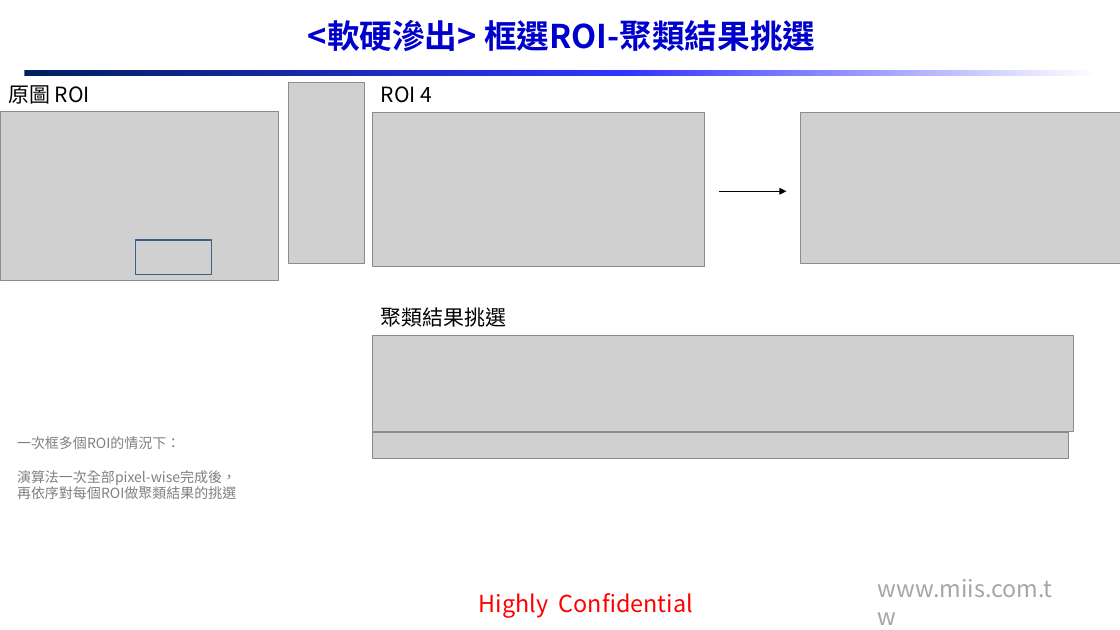
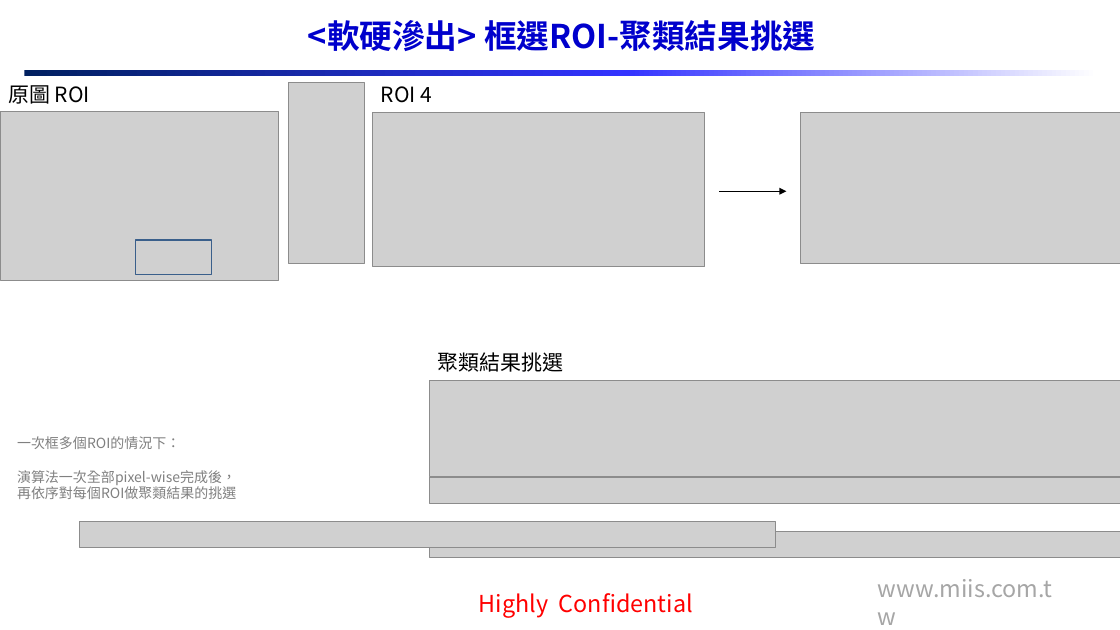
Before and after one commit to Yu-Chian-Lin/tx2-, a slide deck: slide 12 of 框病徵界面流程規劃.pptx. Drawn at 1120x630 pixels with LibreOffice and Linux fonts; fonts in the diff are those of the drawing; grey boxes stand for pictures; background and template pictures are left out. Boxes give left, top, right and bottom in pixels: in the first picture for what was removed or moved away, otherwise in the second. Text is boxed around its words. In the diff, an @@ line names an element or a change of style, - is before the commit and + after.

```diff
--- a/框病徵界面流程規劃.pptx
+++ b/框病徵界面流程規劃.pptx
@@ 2 pictures, 1 text: place and size @@
-2 pictures, 1 text at (373, 307, 1074, 459)
+2 pictures, 1 text at (430, 352, 1120, 504)
@@ picture added at (80, 522, 776, 548) @@
@@ picture added at (430, 531, 1120, 557) @@
```
Also in this commit, not shown: 3 other files.
